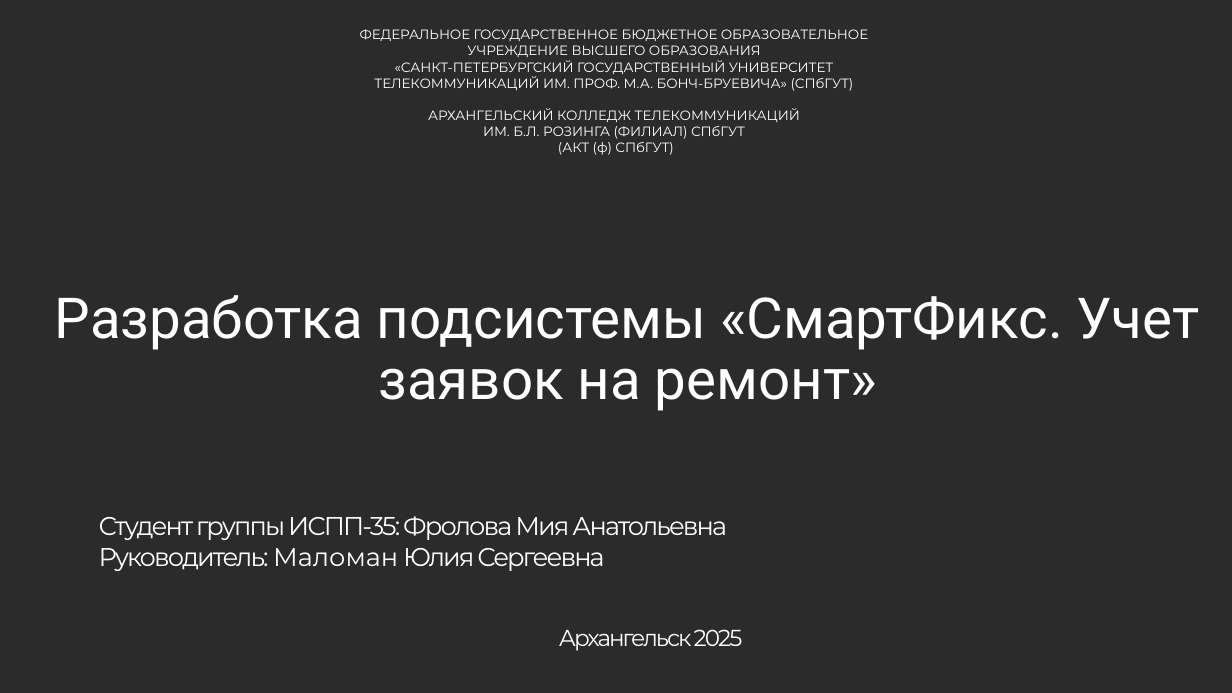
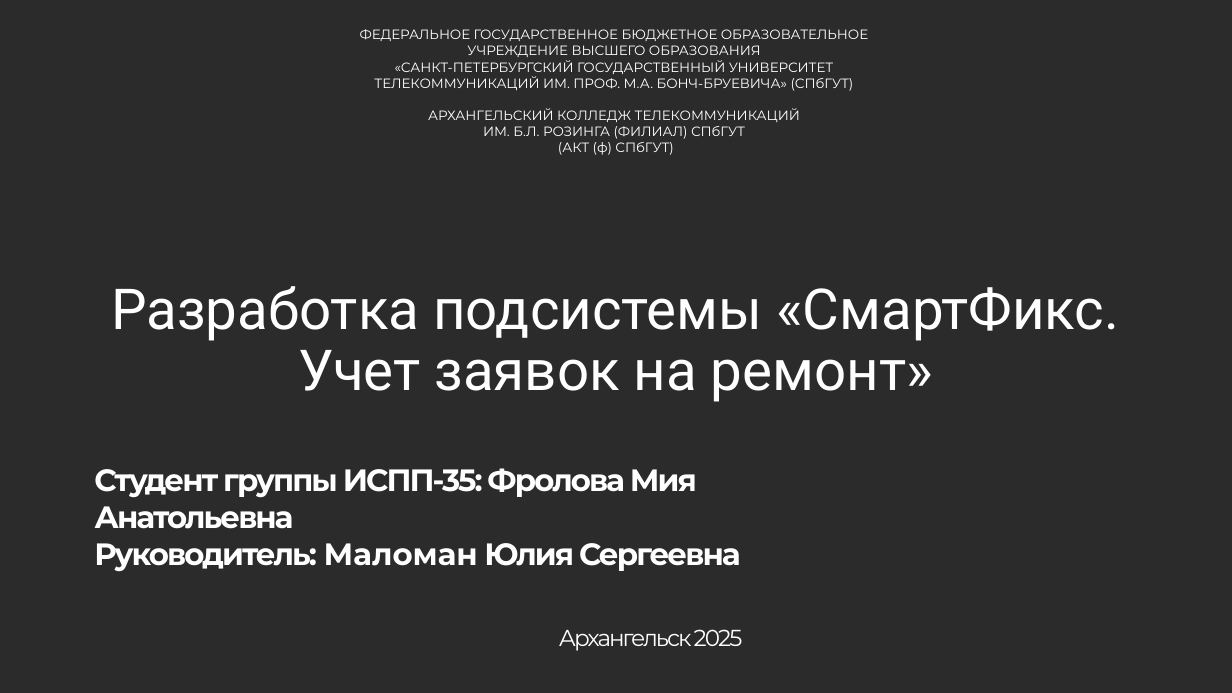
Before and after one commit to amadesya/CourseProject, a slide deck: slide 1 of Документация/Разработка подсистемы СмартФикс.pptx. Drawn at 1232x693 pixels with LibreOffice and Linux fonts; fonts in the diff are those of the drawing; background and template pictures are left out; a plain dark background stands for a picture behind light text. Boxes give left, top, right and bottom in pixels: in the first picture for what was removed or moved away, otherwise in the second. Text is boxed around its words. In the diff, an @@ line names an element or a change of style, - is before the commit and + after.

```diff
--- a/Документация/Разработка подсистемы СмартФикс.pptx
+++ b/Документация/Разработка подсистемы СмартФикс.pptx
@@ title "Разработка подсистемы «СмартФикс. Учет заявок ..." rewrapped from (55,295,1199,411) to (111,286,1119,402) @@
@@ text "Студент группы ИСПП-35: Фролова Мия ...": place and size @@
-text "Студент группы ИСПП-35: Фролова Мия ..." at (99,516,727,571)
+text "Студент группы ИСПП-35: Фролова Мия ..." at (94,468,741,572)
@@ text "Студент группы ИСПП-35: Фролова Мия ..." at (94,468,741,572): size 20 to 24 pt, bold on @@
```
Also in this commit, not shown: 2 other slides changed, 1 slide added, 1 slide removed.
